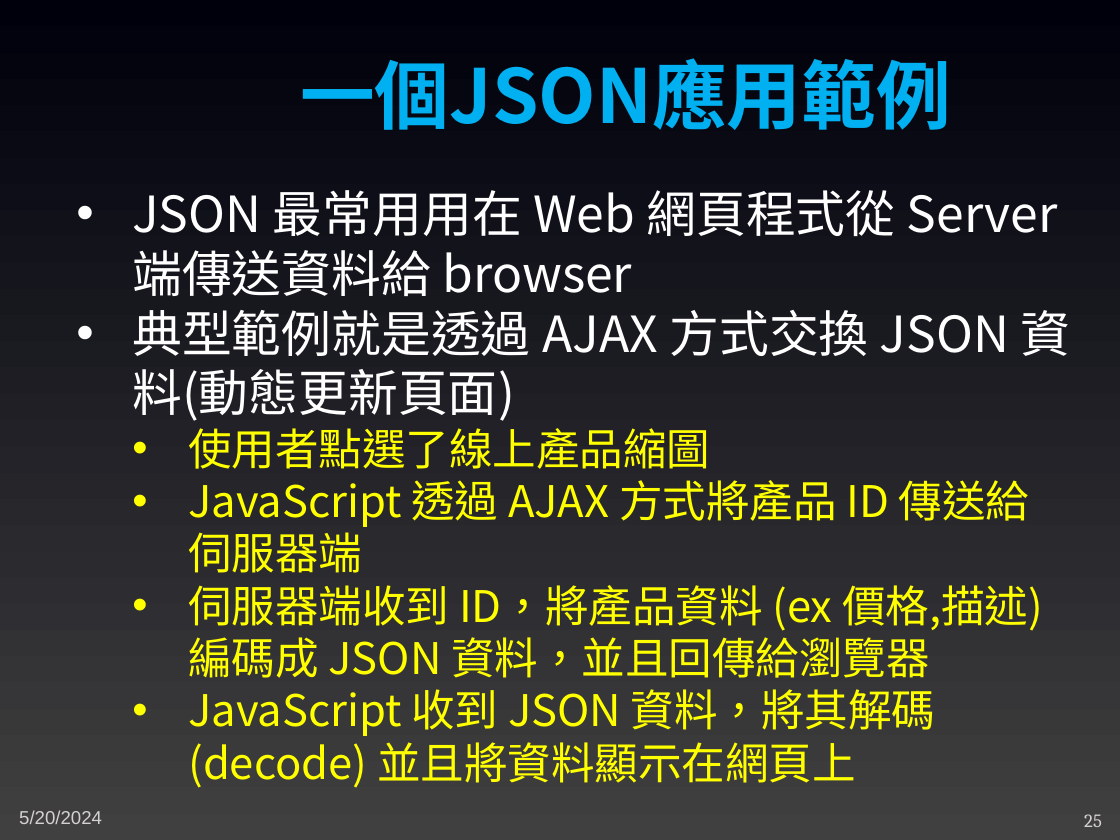
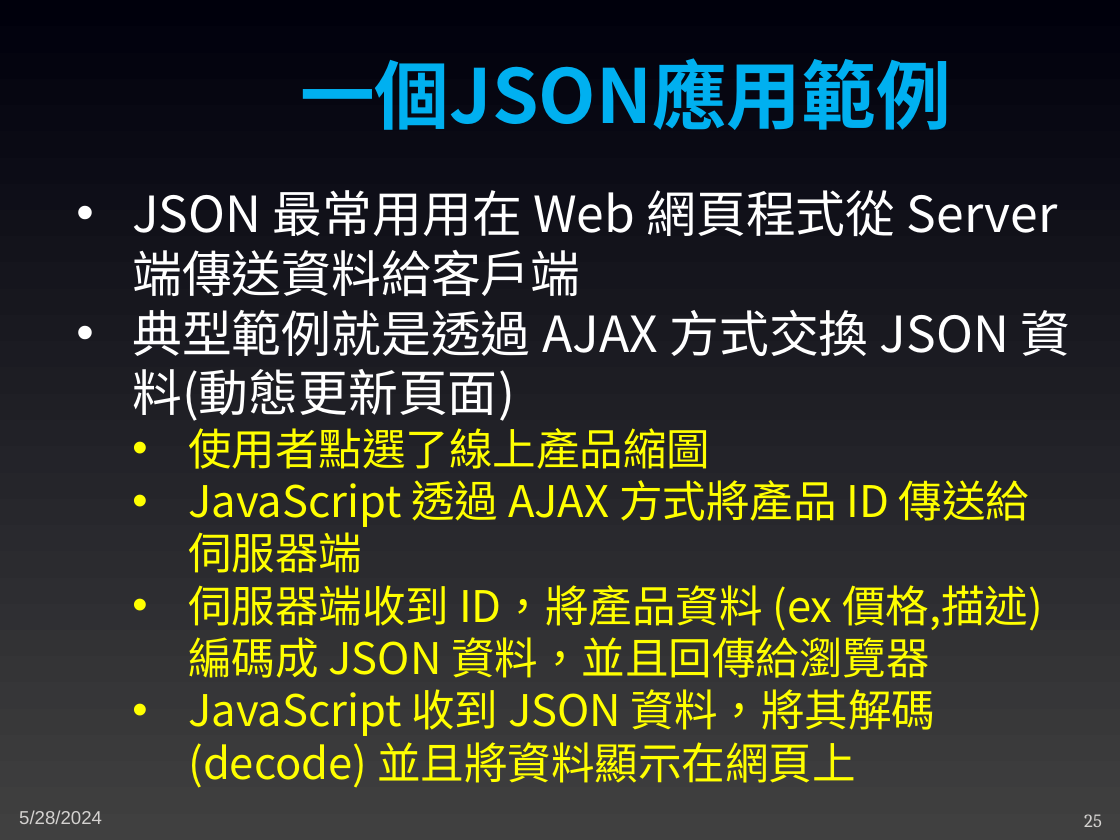
Before and after one commit to joshhu/sculinebot2024, a slide deck: slide 25 of Slides/05. 基礎觀念及知識.pptx. Drawn at 1120x840 pixels with LibreOffice and Linux fonts; fonts in the diff are those of the drawing. Boxes give left, top, right and bottom in pixels: in the first picture for what was removed or moved away, otherwise in the second. Text is boxed around its words. In the diff, an @@ line names an element or a change of style, - is before the commit and + after.

```diff
--- a/Slides/05. 基礎觀念及知識.pptx
+++ b/Slides/05. 基礎觀念及知識.pptx
@@ text at (132,190,1058,296): text changed @@
-• JSON 最常用用在 Web 網頁程式從 Server 端傳送資料給 browser
+• JSON 最常用用在 Web 網頁程式從 Server 端傳送資料給客戶端
@@ text at (19,810,102,824): text changed @@
-5/20/2024
+5/28/2024
```
Also in this commit, not shown: 10 other slides changed, 5 other files.
